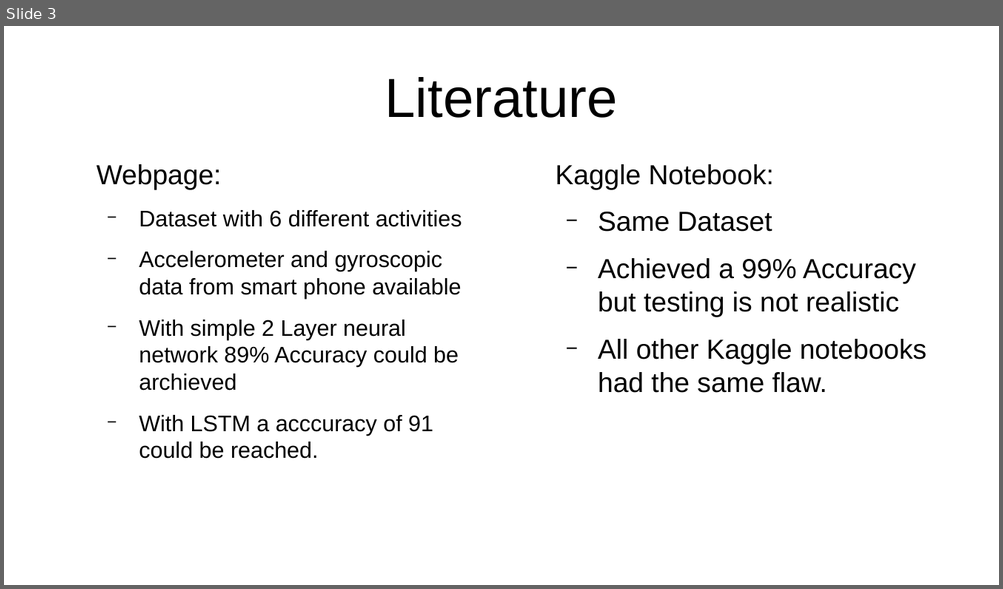
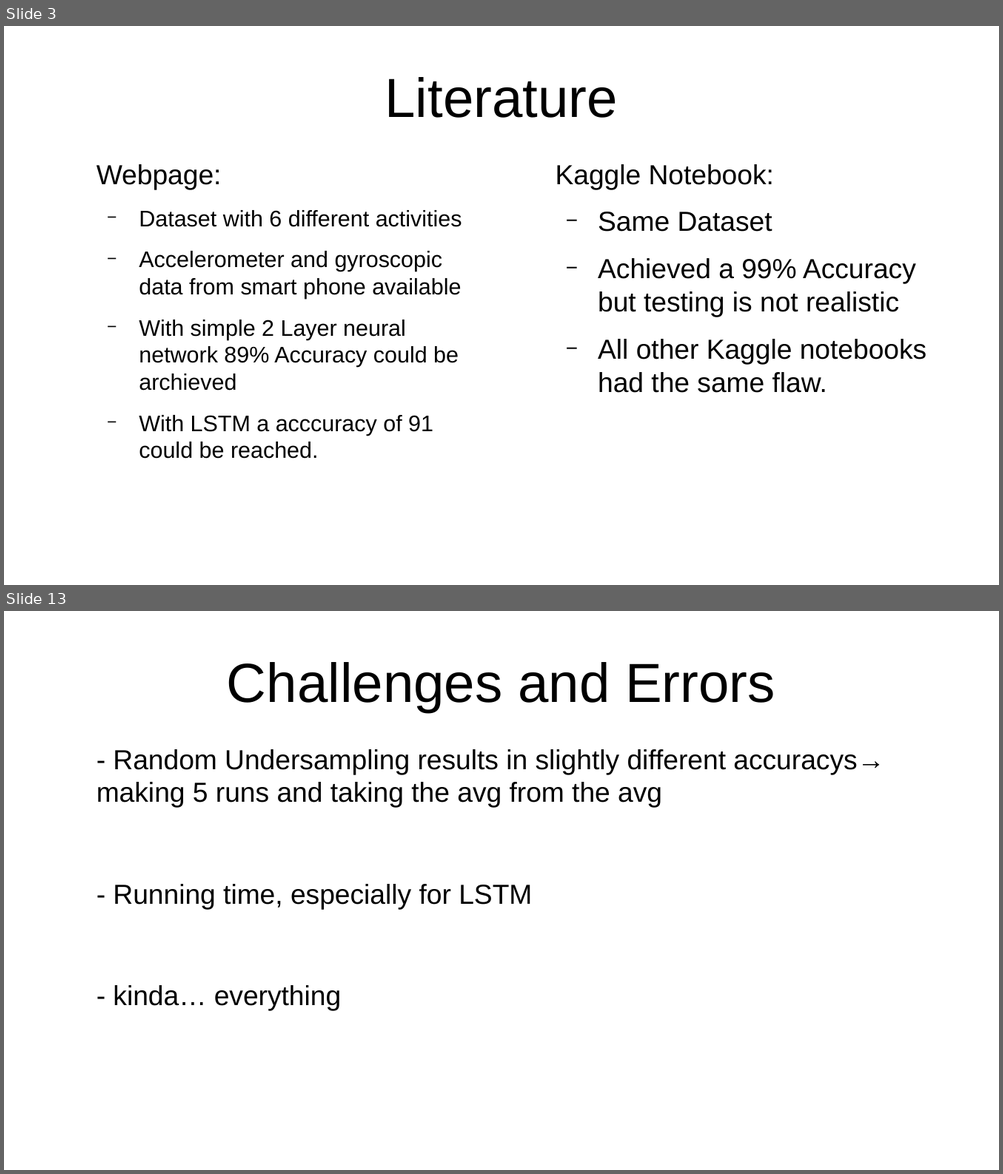
Before and after one commit to Tomson909/PhysicalActivity, a slide deck: 4_Presentation/PresentationProject.odp. Shown one above the other, each under a label of ours: slide 3 before the commit, slides 3 and 13 after it; the slides between them are not shown. The pictures are 1003x589 and 1003x1174 pixels, drawn with LibreOffice and Linux fonts; fonts in the diff are those of the drawing. Boxes give left, top, right and bottom in pixels: in the first picture for what was removed or moved away, otherwise in the second. Text is boxed around its words. In the diff, an @@ line names an element or a change of style, - is before the commit and + after.

```diff
--- a/4_Presentation/PresentationProject.odp
+++ b/4_Presentation/PresentationProject.odp
@@ slide 13 added at [4,611,999,1170], background #FFFFFF @@
@@ title added at [227,662,775,712], 44 pt, text #000000 @@
+Challenges and Errors
@@ text added at [96,749,885,1011], 22 pt, text #000000 @@
+- Random Undersampling results in slightly different accuracys→ making 5 runs and taking the avg from the avg
+- Running time, especially for LSTM
+- kinda… everything
```
Also in this commit, not shown: 2 slides changed, 11 other slides added, 2 slides removed, 5 other files.
